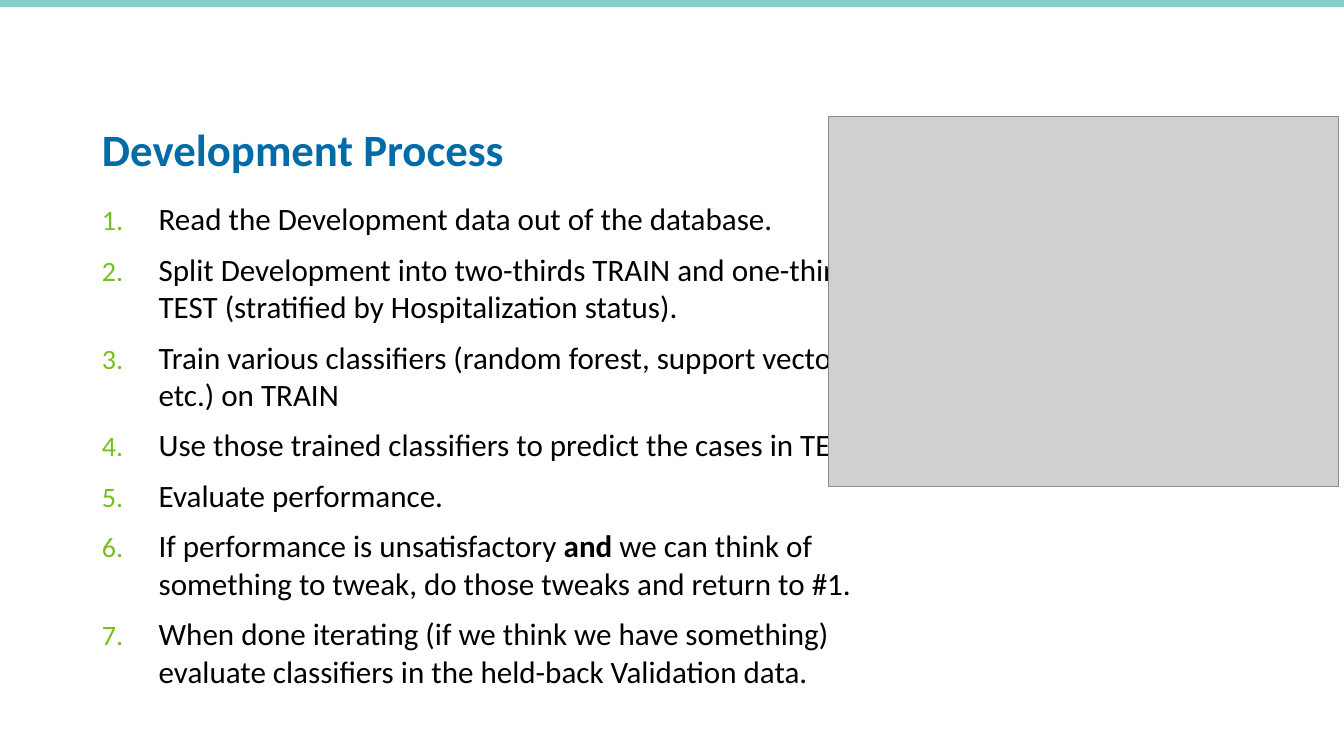
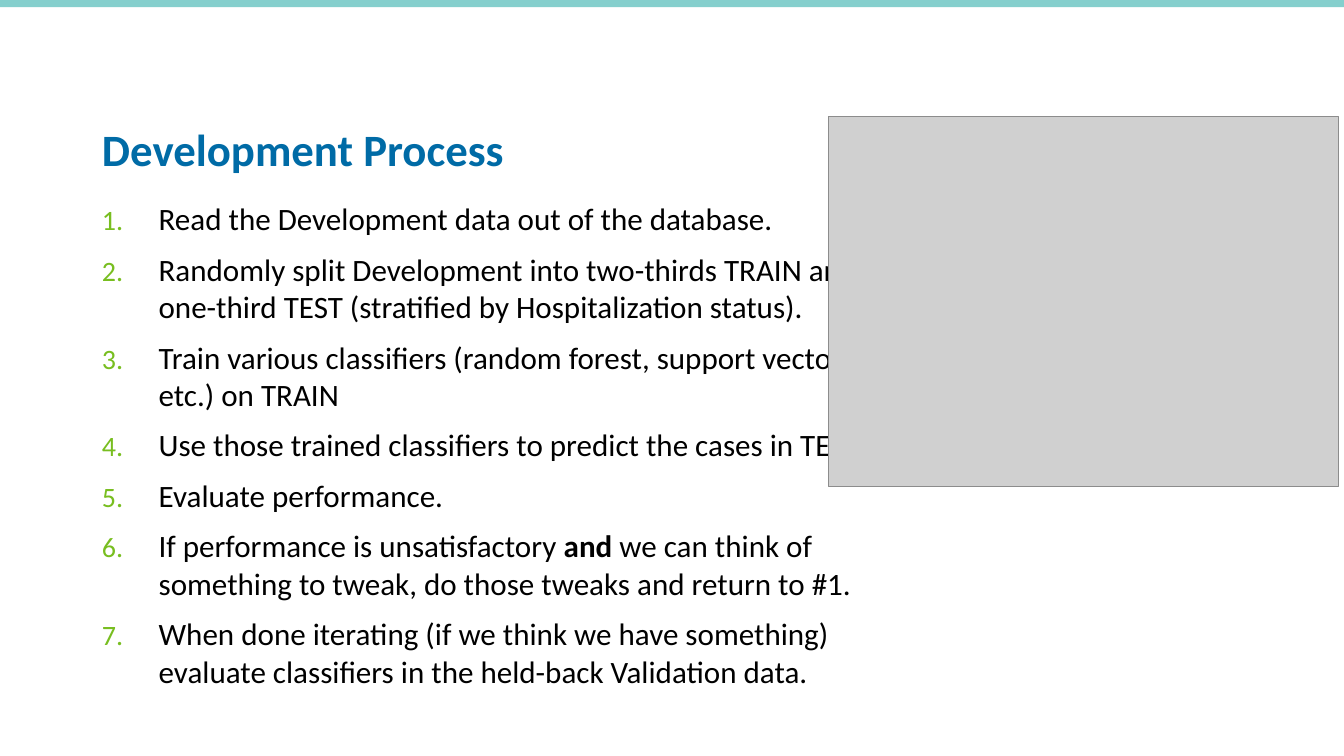
Before and after one commit to rpardee/hcsrn_2019, a slide deck: slide 9 of hcsrn_webinar_diy_analytics.pptx. Drawn at 1344x756 pixels with LibreOffice and Linux fonts; fonts in the diff are those of the drawing; grey boxes stand for pictures; background and template pictures are left out. Boxes give left, top, right and bottom in pixels: in the first picture for what was removed or moved away, otherwise in the second. Text is boxed around its words. In the diff, an @@ line names an element or a change of style, - is before the commit and + after.

```diff
--- a/hcsrn_webinar_diy_analytics.pptx
+++ b/hcsrn_webinar_diy_analytics.pptx
@@ text at bbox=[159, 255, 857, 323]: text changed @@
-2. Split Development into two-thirds TRAIN and one-third TEST (stratified by Hospitalization status).
+2. Randomly split Development into two-thirds TRAIN and one-third TEST (stratified by Hospitalization status).
```
Also in this commit, not shown: 1 other slide changed, 1 slide removed, 1 other file.
